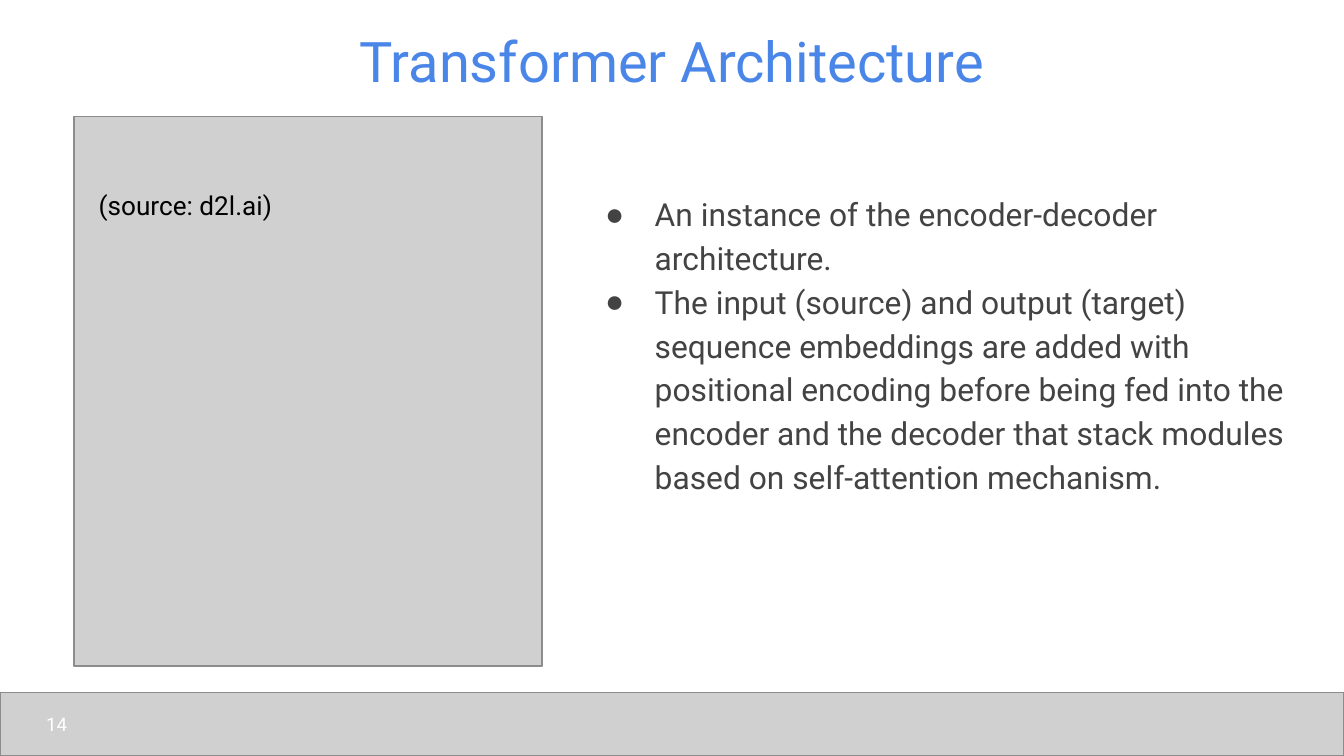
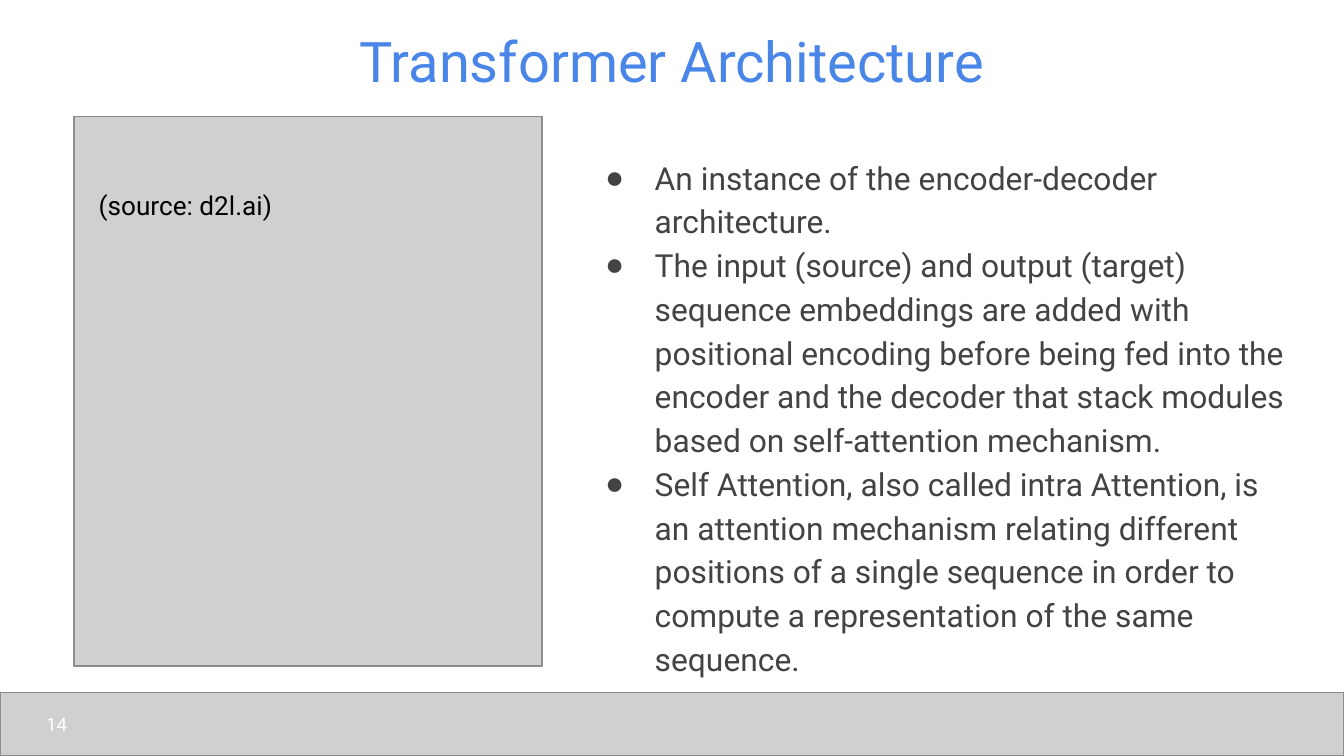
Before and after one commit to udel-cbcb/al_ml_workshop, a slide deck: slide 14 of Day_5/Lectures/Day_5_Lecture_1_Introduction_to_Deep_Learning.pptx. Drawn at 1344x756 pixels with LibreOffice and Linux fonts; fonts in the diff are those of the drawing; grey boxes stand for pictures. Boxes give left, top, right and bottom in pixels: in the first picture for what was removed or moved away, otherwise in the second. Text is boxed around its words. In the diff, an @@ line names an element or a change of style, - is before the commit and + after.

Commit message:
Add definition for self-attention to Lecture 5 slide

```diff
--- a/Day_5/Lectures/Day_5_Lecture_1_Introduction_to_Deep_Learning.pptx
+++ b/Day_5/Lectures/Day_5_Lecture_1_Introduction_to_Deep_Learning.pptx
@@ text "An instance of the encoder-decoder ...": place and size @@
-text "An instance of the encoder-decoder ..." at box(655, 202, 1284, 490)
+text "An instance of the encoder-decoder ..." at box(655, 166, 1284, 678)
@@ text at box(655, 472, 1258, 678): paragraph added @@
+● Self Attention, also called intra Attention, is an attention mechanism relating different positions of a single sequence in order to compute a representation of the same sequence.
```
Also in this commit, not shown: 4 other files.
